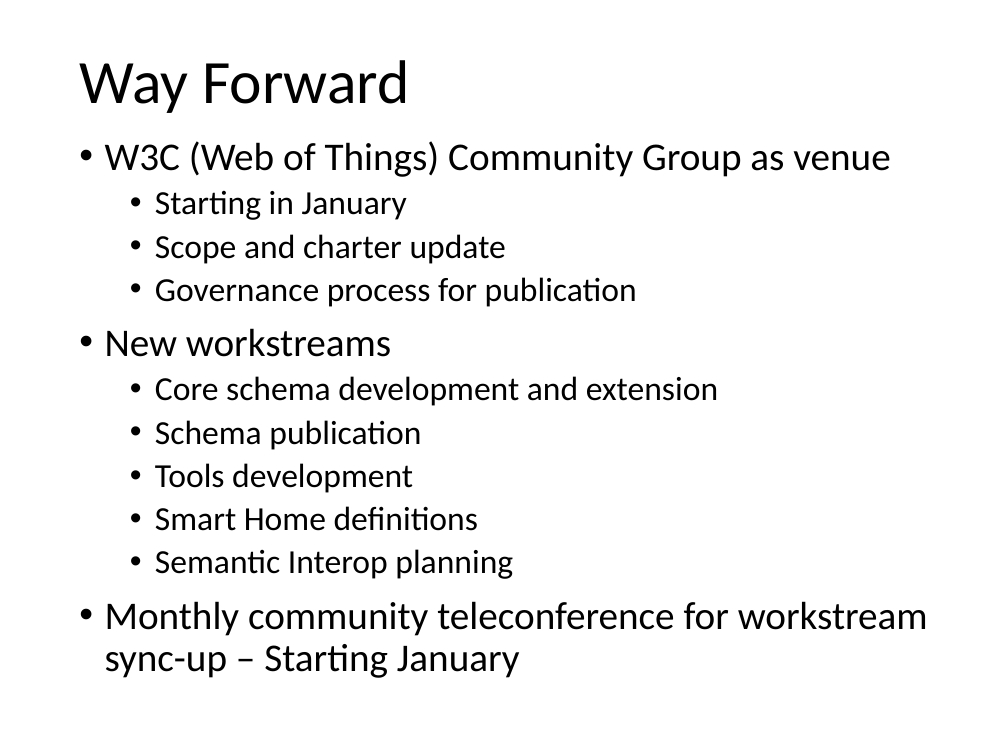
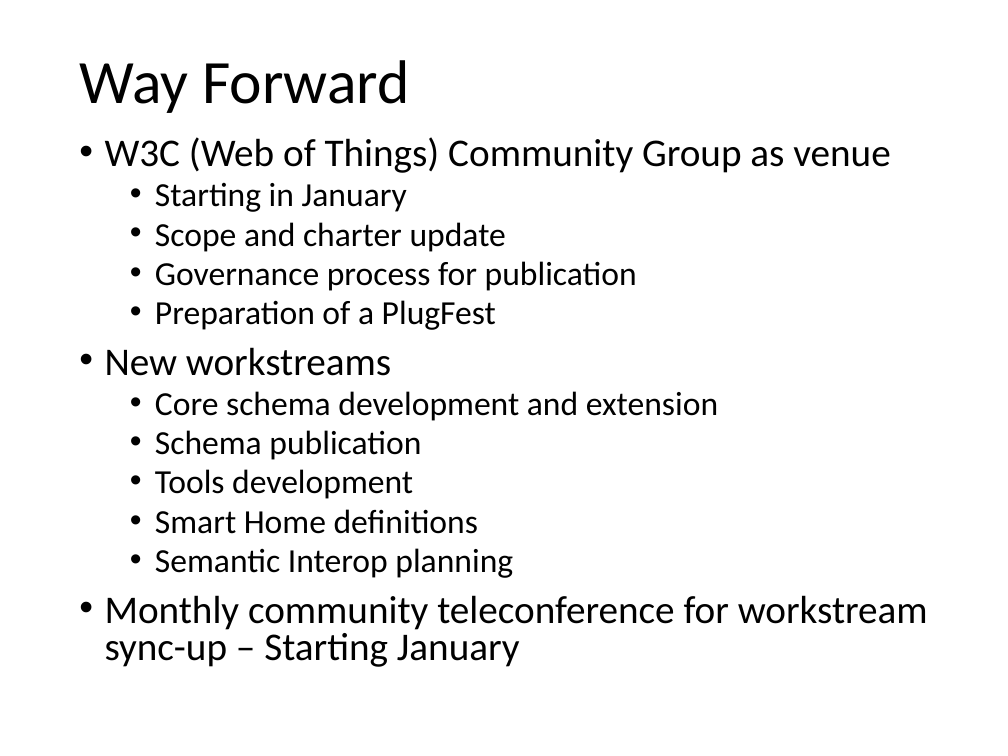
Before and after one commit to iot-schema-collab/teleconferences, a slide deck: slide 9 of iotschema-14122017.pptx. Drawn at 1008x756 pixels with LibreOffice and Linux fonts; fonts in the diff are those of the drawing. Boxes give left, top, right and bottom in pixels: in the first picture for what was removed or moved away, otherwise in the second. Text is boxed around its words. In the diff, an @@ line names an element or a change of style, - is before the commit and + after.

Commit message:
Information related to the current model added. Plan to organize/participate in a PlugFest.

```diff
--- a/iotschema-14122017.pptx
+++ b/iotschema-14122017.pptx
@@ text at (x1=105, y1=137, x2=928, y2=667): line spacing 0.9 to 0.8 @@
@@ text at (x1=155, y1=300, x2=496, y2=330): paragraph added @@
+  • Preparation of a PlugFest
```
Also in this commit, not shown: 2 other slides changed, 1 other file.
